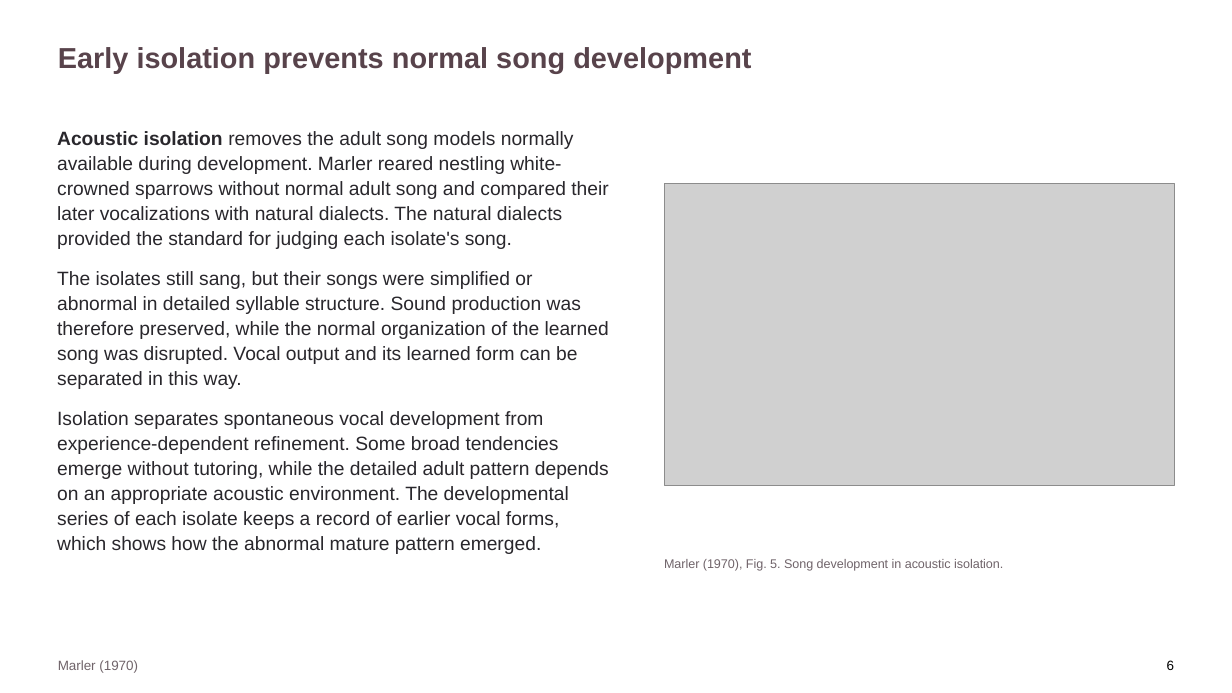
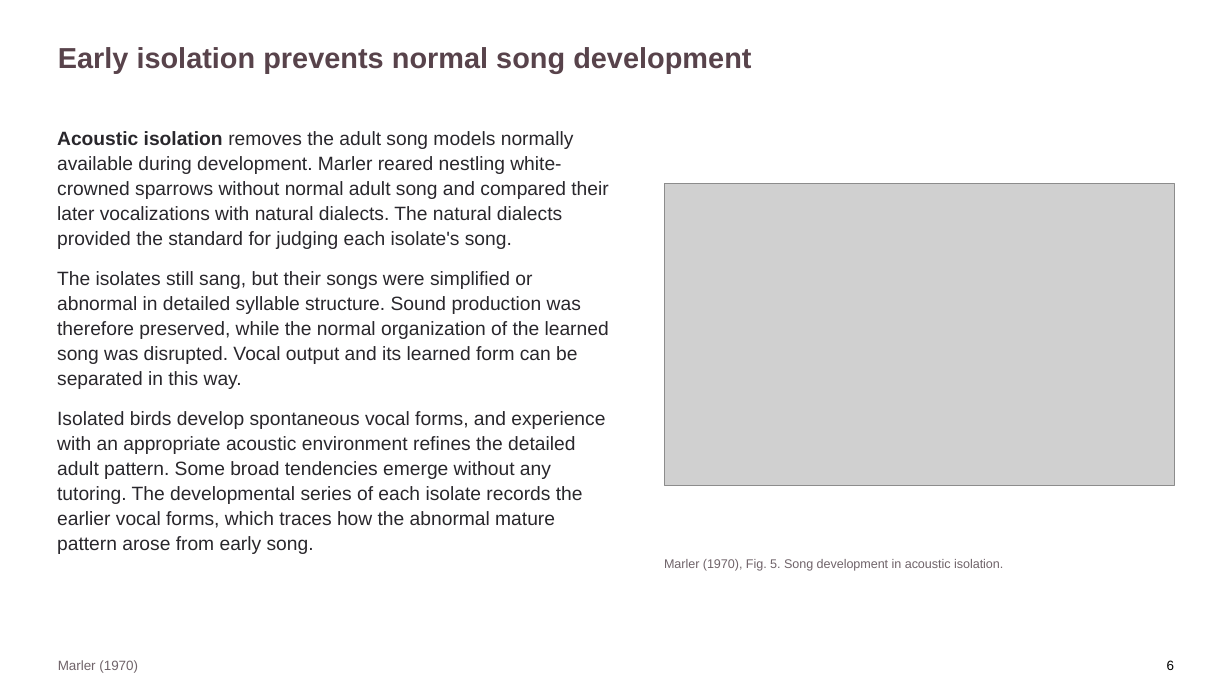
Before and after one commit to jordanxxlopez/NEUROETHOLOGY, a slide deck: slide 7 of scaffolded/Neuroethology_Lecture33_FA2026_SCAFFOLDED.pptx. Drawn at 1232x693 pixels with LibreOffice and Linux fonts; fonts in the diff are those of the drawing; grey boxes stand for pictures. Boxes give left, top, right and bottom in pixels: in the first picture for what was removed or moved away, otherwise in the second. Text is boxed around its words. In the diff, an @@ line names an element or a change of style, - is before the commit and + after.

```diff
--- a/scaffolded/Neuroethology_Lecture33_FA2026_SCAFFOLDED.pptx
+++ b/scaffolded/Neuroethology_Lecture33_FA2026_SCAFFOLDED.pptx
@@ text at <box>57,411,605,554</box>: text changed @@
-Isolation separates spontaneous vocal development from experience-dependent refinement. Some broad tendencies emerge without tutoring, while the detailed adult pattern depends on an appropriate acoustic environment. The developmental series of each isolate keeps a record of earlier vocal forms, which shows how the abnormal mature pattern emerged.
+Isolated birds develop spontaneous vocal forms, and experience with an appropriate acoustic environment refines the detailed adult pattern. Some broad tendencies emerge without any tutoring. The developmental series of each isolate records the earlier vocal forms, which traces how the abnormal mature pattern arose from early song.
```
Also in this commit, not shown: 22 other slides changed, 4 other files.
